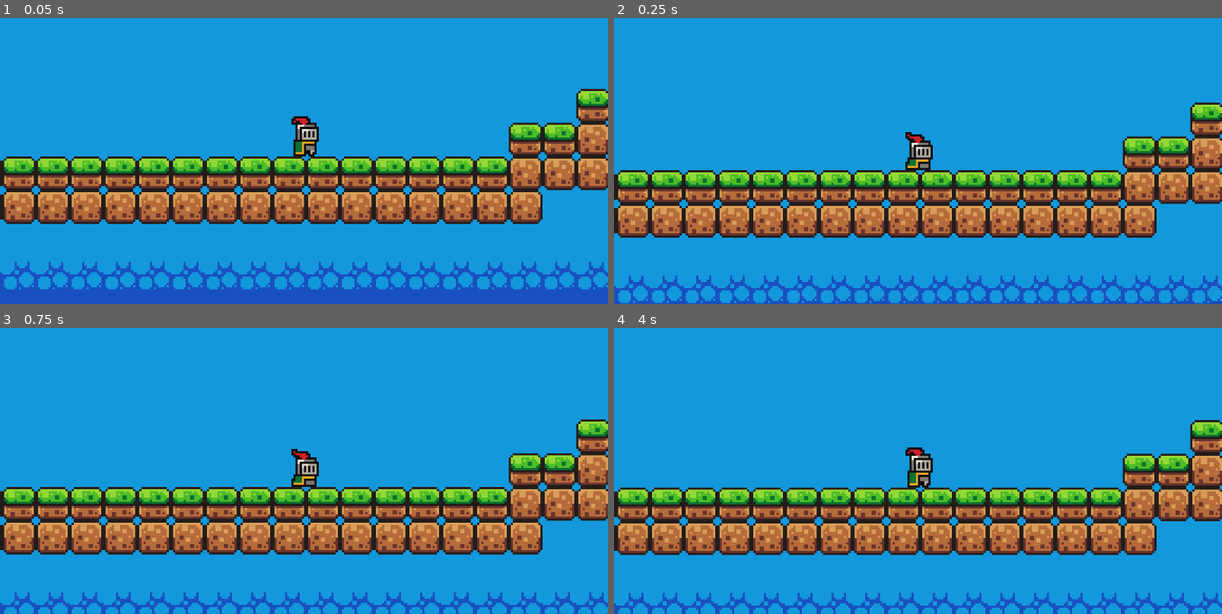
Above: before the commit, frames 1-4 (two rows, left to right).
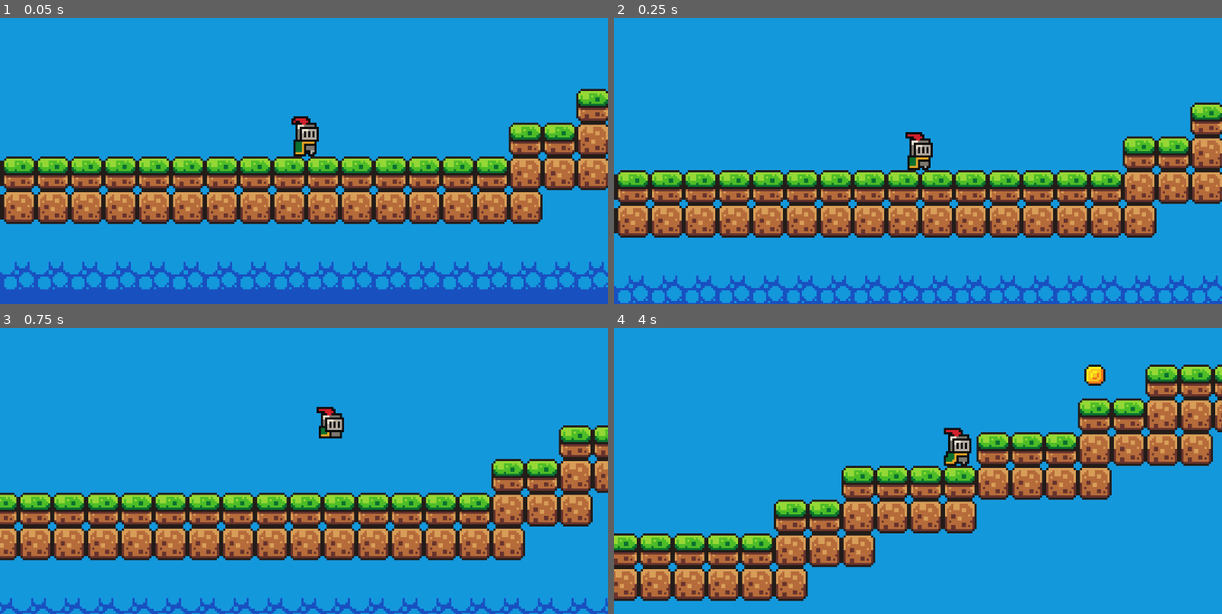
Above: after the commit, the same moments.

Repository: Yorften/Godot_basics_1
Game: Godot game, scene res://scenes/root.tscn
The game is run twice, just before and just after one commit, with the same random seed, the same clock (stepped at 60 frames per second) and the same inputs.
Inputs:
- Up to frame 1 (0.05 s): no input
- Up to frame 2 (0.25 s): no input
- Up to frame 3 (0.75 s): hold D (right) from 0.53 s (still down); tap Space (jump) at 0.6 s
- Up to frame 4 (4 s): tap Space (jump) at 0.77, 1.07, 1.35, 1.52, 1.82, 2.1, 2.85, 3.02, 3.32, 3.6, 3.77 s; release D (right) at 2.03 s; hold A (left) 2.03-2.78 s; hold D (right) from 2.78 s (still down)

Frame 1 is identical in both runs. In frame 2, 0.3% of the frame differs, in the area x 47-53%, y 39-54%; in frame 3, 27%; in frame 4, 43%, in the area x 0-100%, y 12-100%.

Commit message:
restructured file system

Diff:
--- /dev/null
+++ b/scenes/coin.tscn
@@ -0,0 +1,113 @@
+[gd_scene load_steps=17 format=3 uid="uid://c5incpjh5sapp"]
+
+[ext_resource type="Texture2D" uid="uid://b44mg4jl3y5bt" path="res://assets/sprites/coin.png" id="1_8nniu"]
+[ext_resource type="Script" path="res://scenes/coin/coin.gd" id="1_ndgcf"]
+
+[sub_resource type="AtlasTexture" id="AtlasTexture_545rl"]
+atlas = ExtResource("1_8nniu")
+region = Rect2(0, 0, 16, 16)
+
+[sub_resource type="AtlasTexture" id="AtlasTexture_t71y1"]
+atlas = ExtResource("1_8nniu")
+region = Rect2(16, 0, 16, 16)
+
+[sub_resource type="AtlasTexture" id="AtlasTexture_6jstf"]
+atlas = ExtResource("1_8nniu")
+region = Rect2(32, 0, 16, 16)
+
+[sub_resource type="AtlasTexture" id="AtlasTexture_o51c5"]
+atlas = ExtResource("1_8nniu")
+region = Rect2(48, 0, 16, 16)
+
+[sub_resource type="AtlasTexture" id="AtlasTexture_gpm1s"]
+atlas = ExtResource("1_8nniu")
+region = Rect2(64, 0, 16, 16)
+
+[sub_resource type="AtlasTexture" id="AtlasTexture_h0kel"]
+atlas = ExtResource("1_8nniu")
+region = Rect2(80, 0, 16, 16)
+
+[sub_resource type="AtlasTexture" id="AtlasTexture_85q0c"]
+atlas = ExtResource("1_8nniu")
+region = Rect2(96, 0, 16, 16)
+
+[sub_resource type="AtlasTexture" id="AtlasTexture_2blom"]
+atlas = ExtResource("1_8nniu")
+region = Rect2(112, 0, 16, 16)
+
+[sub_resource type="AtlasTexture" id="AtlasTexture_cldwu"]
+atlas = ExtResource("1_8nniu")
+region = Rect2(128, 0, 16, 16)
+
+[sub_resource type="AtlasTexture" id="AtlasTexture_orb1g"]
+atlas = ExtResource("1_8nniu")
+region = Rect2(144, 0, 16, 16)
+
+[sub_resource type="AtlasTexture" id="AtlasTexture_5t7t6"]
+atlas = ExtResource("1_8nniu")
+region = Rect2(160, 0, 16, 16)
+
+[sub_resource type="AtlasTexture" id="AtlasTexture_7sny1"]
+atlas = ExtResource("1_8nniu")
+region = Rect2(176, 0, 16, 16)
+
+[sub_resource type="SpriteFrames" id="SpriteFrames_5ced1"]
+animations = [{
+"frames": [{
+"duration": 1.0,
+"texture": SubResource("AtlasTexture_545rl")
+}, {
+"duration": 1.0,
+"texture": SubResource("AtlasTexture_t71y1")
+}, {
+"duration": 1.0,
+"texture": SubResource("AtlasTexture_6jstf")
+}, {
+"duration": 1.0,
+"texture": SubResource("AtlasTexture_o51c5")
+}, {
+"duration": 1.0,
+"texture": SubResource("AtlasTexture_gpm1s")
+}, {
+"duration": 1.0,
+"texture": SubResource("AtlasTexture_h0kel")
+}, {
+"duration": 1.0,
+"texture": SubResource("AtlasTexture_85q0c")
+}, {
+"duration": 1.0,
+"texture": SubResource("AtlasTexture_2blom")
+}, {
+"duration": 1.0,
+"texture": SubResource("AtlasTexture_cldwu")
+}, {
+"duration": 1.0,
+"texture": SubResource("AtlasTexture_orb1g")
+}, {
+"duration": 1.0,
+"texture": SubResource("AtlasTexture_5t7t6")
+}, {
+"duration": 1.0,
+"texture": SubResource("AtlasTexture_7sny1")
+}],
+"loop": true,
+"name": &"default",
+"speed": 9.0
+}]
+
+[sub_resource type="CircleShape2D" id="CircleShape2D_286uo"]
+radius = 6.0
+
+[node name="Coin" type="Area2D"]
+collision_mask = 3
+script = ExtResource("1_ndgcf")
+
+[node name="AnimatedSprite2D" type="AnimatedSprite2D" parent="."]
+sprite_frames = SubResource("SpriteFrames_5ced1")
+autoplay = "default"
+frame_progress = 0.421038
+
+[node name="CollisionShape2D" type="CollisionShape2D" parent="."]
+shape = SubResource("CircleShape2D_286uo")
+
+[connection signal="body_entered" from="." to="." method="_on_body_entered"]
--- a/scenes/killzone/killzone.tscn
+++ b/scenes/killzone/killzone.tscn
@@ -1,10 +1,10 @@
 [gd_scene load_steps=2 format=3 uid="uid://dpf6p0158serd"]
 
-[ext_resource type="Script" path="res://scripts/killzone.gd" id="1_4mreg"]
+[ext_resource type="Script" path="res://scenes/killzone/killzone.gd" id="1_578ww"]
 
 [node name="killzone" type="Area2D"]
 collision_mask = 2
-script = ExtResource("1_4mreg")
+script = ExtResource("1_578ww")
 
 [node name="Timer" type="Timer" parent="."]
 wait_time = 0.6
--- a/scenes/level_1.tscn
+++ b/scenes/level_1.tscn
@@ -2,8 +2,8 @@
 
 [ext_resource type="Texture2D" uid="uid://ct311pjvh3fe6" path="res://assets/sprites/world_tileset.png" id="1_hfs8x"]
 [ext_resource type="PackedScene" uid="uid://d5p77hvd8mvk" path="res://scenes/moving_grass_platform.tscn" id="2_2d3vc"]
-[ext_resource type="PackedScene" uid="uid://myqjwl612f1r" path="res://scenes/coin.tscn" id="3_itbwe"]
-[ext_resource type="PackedScene" uid="uid://dpf6p0158serd" path="res://scenes/killzone.tscn" id="4_7tg21"]
+[ext_resource type="PackedScene" uid="uid://c5incpjh5sapp" path="res://scenes/coin.tscn" id="3_itbwe"]
+[ext_resource type="PackedScene" uid="uid://dpf6p0158serd" path="res://scenes/killzone/killzone.tscn" id="4_isn14"]
 
 [sub_resource type="TileSetAtlasSource" id="TileSetAtlasSource_5r7hh"]
 texture = ExtResource("1_hfs8x")
@@ -410,7 +410,8 @@
 physics_layer_0/collision_layer = 1
 sources/1 = SubResource("TileSetAtlasSource_5r7hh")
 
-[sub_resource type="WorldBoundaryShape2D" id="WorldBoundaryShape2D_yf8gh"]
+[sub_resource type="WorldBoundaryShape2D" id="WorldBoundaryShape2D_u15sd"]
+distance = -129.0
 
 [node name="level_1" type="TileMap"]
 tile_set = SubResource("TileSet_kfjlp")
@@ -439,8 +440,8 @@
 [node name="Coin5" parent="Coins" instance=ExtResource("3_itbwe")]
 position = Vector2(983, -106)
 
-[node name="killzone" parent="." instance=ExtResource("4_7tg21")]
+[node name="killzone" parent="." instance=ExtResource("4_isn14")]
 
 [node name="CollisionShape2D" type="CollisionShape2D" parent="killzone"]
-position = Vector2(372, 135)
-shape = SubResource("WorldBoundaryShape2D_yf8gh")
+position = Vector2(-1, -49)
+shape = SubResource("WorldBoundaryShape2D_u15sd")
--- /dev/null
+++ b/scenes/player.tscn
@@ -0,0 +1,187 @@
+[gd_scene load_steps=26 format=3 uid="uid://c05jwbkeus322"]
+
+[ext_resource type="Texture2D" uid="uid://5shvhlxx0qcs" path="res://assets/sprites/knight.png" id="1_7bryw"]
+[ext_resource type="Script" path="res://scenes/player/player.gd" id="1_o70yj"]
+
+[sub_resource type="AtlasTexture" id="AtlasTexture_dvhgr"]
+atlas = ExtResource("1_7bryw")
+region = Rect2(0, 0, 32, 32)
+
+[sub_resource type="AtlasTexture" id="AtlasTexture_jgdl3"]
+atlas = ExtResource("1_7bryw")
+region = Rect2(32, 0, 32, 32)
+
+[sub_resource type="AtlasTexture" id="AtlasTexture_lb3xh"]
+atlas = ExtResource("1_7bryw")
+region = Rect2(64, 0, 32, 32)
+
+[sub_resource type="AtlasTexture" id="AtlasTexture_cel26"]
+atlas = ExtResource("1_7bryw")
+region = Rect2(96, 0, 32, 32)
+
+[sub_resource type="AtlasTexture" id="AtlasTexture_ue2vu"]
+atlas = ExtResource("1_7bryw")
+region = Rect2(64, 160, 32, 32)
+
+[sub_resource type="AtlasTexture" id="AtlasTexture_x607n"]
+atlas = ExtResource("1_7bryw")
+region = Rect2(0, 64, 32, 32)
+
+[sub_resource type="AtlasTexture" id="AtlasTexture_ynr5s"]
+atlas = ExtResource("1_7bryw")
+region = Rect2(32, 64, 32, 32)
+
+[sub_resource type="AtlasTexture" id="AtlasTexture_rhrxk"]
+atlas = ExtResource("1_7bryw")
+region = Rect2(64, 64, 32, 32)
+
+[sub_resource type="AtlasTexture" id="AtlasTexture_edpee"]
+atlas = ExtResource("1_7bryw")
+region = Rect2(96, 64, 32, 32)
+
+[sub_resource type="AtlasTexture" id="AtlasTexture_k8m8n"]
+atlas = ExtResource("1_7bryw")
+region = Rect2(128, 64, 32, 32)
+
+[sub_resource type="AtlasTexture" id="AtlasTexture_8gwiv"]
+atlas = ExtResource("1_7bryw")
+region = Rect2(160, 64, 32, 32)
+
+[sub_resource type="AtlasTexture" id="AtlasTexture_ac4p7"]
+atlas = ExtResource("1_7bryw")
+region = Rect2(192, 64, 32, 32)
+
+[sub_resource type="AtlasTexture" id="AtlasTexture_h4cda"]
+atlas = ExtResource("1_7bryw")
+region = Rect2(224, 64, 32, 32)
+
+[sub_resource type="AtlasTexture" id="AtlasTexture_urn48"]
+atlas = ExtResource("1_7bryw")
+region = Rect2(0, 96, 32, 32)
+
+[sub_resource type="AtlasTexture" id="AtlasTexture_lwo3o"]
+atlas = ExtResource("1_7bryw")
+region = Rect2(32, 96, 32, 32)
+
+[sub_resource type="AtlasTexture" id="AtlasTexture_dfw7k"]
+atlas = ExtResource("1_7bryw")
+region = Rect2(64, 96, 32, 32)
+
+[sub_resource type="AtlasTexture" id="AtlasTexture_ocv6c"]
+atlas = ExtResource("1_7bryw")
+region = Rect2(96, 96, 32, 32)
+
+[sub_resource type="AtlasTexture" id="AtlasTexture_l0qjj"]
+atlas = ExtResource("1_7bryw")
+region = Rect2(128, 96, 32, 32)
+
+[sub_resource type="AtlasTexture" id="AtlasTexture_v38lp"]
+atlas = ExtResource("1_7bryw")
+region = Rect2(160, 96, 32, 32)
+
+[sub_resource type="AtlasTexture" id="AtlasTexture_ts0ns"]
+atlas = ExtResource("1_7bryw")
+region = Rect2(192, 96, 32, 32)
+
+[sub_resource type="AtlasTexture" id="AtlasTexture_7waob"]
+atlas = ExtResource("1_7bryw")
+region = Rect2(224, 96, 32, 32)
+
+[sub_resource type="SpriteFrames" id="SpriteFrames_ohos1"]
+animations = [{
+"frames": [{
+"duration": 1.0,
+"texture": SubResource("AtlasTexture_dvhgr")
+}, {
+"duration": 1.0,
+"texture": SubResource("AtlasTexture_jgdl3")
+}, {
+"duration": 1.0,
+"texture": SubResource("AtlasTexture_lb3xh")
+}, {
+"duration": 1.0,
+"texture": SubResource("AtlasTexture_cel26")
+}],
+"loop": true,
+"name": &"idle",
+"speed": 8.0
+}, {
+"frames": [{
+"duration": 1.0,
+"texture": SubResource("AtlasTexture_ue2vu")
+}],
+"loop": true,
+"name": &"jump",
+"speed": 5.0
+}, {
+"frames": [{
+"duration": 1.0,
+"texture": SubResource("AtlasTexture_x607n")
+}, {
+"duration": 1.0,
+"texture": SubResource("AtlasTexture_ynr5s")
+}, {
+"duration": 1.0,
+"texture": SubResource("AtlasTexture_rhrxk")
+}, {
+"duration": 1.0,
+"texture": SubResource("AtlasTexture_edpee")
+}, {
+"duration": 1.0,
+"texture": SubResource("AtlasTexture_k8m8n")
+}, {
+"duration": 1.0,
+"texture": SubResource("AtlasTexture_8gwiv")
+}, {
+"duration": 1.0,
+"texture": SubResource("AtlasTexture_ac4p7")
+}, {
+"duration": 1.0,
+"texture": SubResource("AtlasTexture_h4cda")
+}, {
+"duration": 1.0,
+"texture": SubResource("AtlasTexture_urn48")
+}, {
+"duration": 1.0,
+"texture": SubResource("AtlasTexture_lwo3o")
+}, {
+"duration": 1.0,
+"texture": SubResource("AtlasTexture_dfw7k")
+}, {
+"duration": 1.0,
+"texture": SubResource("AtlasTexture_ocv6c")
+}, {
+"duration": 1.0,
+"texture": SubResource("AtlasTexture_l0qjj")
+}, {
+"duration": 1.0,
+"texture": SubResource("AtlasTexture_v38lp")
+}, {
+"duration": 1.0,
+"texture": SubResource("AtlasTexture_ts0ns")
+}, {
+"duration": 1.0,
+"texture": SubResource("AtlasTexture_7waob")
+}],
+"loop": true,
+"name": &"run",
+"speed": 8.0
+}]
+
+[sub_resource type="CircleShape2D" id="CircleShape2D_unvac"]
+radius = 5.0
+
+[node name="player" type="CharacterBody2D"]
+z_index = 1
+collision_layer = 2
+script = ExtResource("1_o70yj")
+
+[node name="AnimatedSprite2D" type="AnimatedSprite2D" parent="."]
+position = Vector2(0, -12)
+sprite_frames = SubResource("SpriteFrames_ohos1")
+animation = &"run"
+autoplay = "idle"
+
+[node name="CollisionShape2D" type="CollisionShape2D" parent="."]
+position = Vector2(0, -5)
+shape = SubResource("CircleShape2D_unvac")
--- /dev/null
+++ b/scenes/slime.tscn
@@ -0,0 +1,54 @@
+[gd_scene load_steps=8 format=3 uid="uid://bavf8fcribf48"]
+
+[ext_resource type="Texture2D" uid="uid://dajsewaktrv7f" path="res://assets/sprites/slime_green.png" id="1_aneje"]
+
+[sub_resource type="AtlasTexture" id="AtlasTexture_vphwa"]
+atlas = ExtResource("1_aneje")
+region = Rect2(0, 24, 24, 24)
+
+[sub_resource type="AtlasTexture" id="AtlasTexture_b0o7p"]
+atlas = ExtResource("1_aneje")
+region = Rect2(24, 24, 24, 24)
+
+[sub_resource type="AtlasTexture" id="AtlasTexture_sc8s6"]
+atlas = ExtResource("1_aneje")
+region = Rect2(48, 24, 24, 24)
+
+[sub_resource type="AtlasTexture" id="AtlasTexture_nocjs"]
+atlas = ExtResource("1_aneje")
+region = Rect2(72, 24, 24, 24)
+
+[sub_resource type="SpriteFrames" id="SpriteFrames_01hn1"]
+animations = [{
+"frames": [{
+"duration": 1.0,
+"texture": SubResource("AtlasTexture_vphwa")
+}, {
+"duration": 1.0,
+"texture": SubResource("AtlasTexture_b0o7p")
+}, {
+"duration": 1.0,
+"texture": SubResource("AtlasTexture_sc8s6")
+}, {
+"duration": 1.0,
+"texture": SubResource("AtlasTexture_nocjs")
+}],
+"loop": true,
+"name": &"default",
+"speed": 7.0
+}]
+
+[sub_resource type="CircleShape2D" id="CircleShape2D_424kq"]
+radius = 7.0
+
+[node name="slime" type="CharacterBody2D"]
+
+[node name="AnimatedSprite2D" type="AnimatedSprite2D" parent="."]
+position = Vector2(0, -12)
+sprite_frames = SubResource("SpriteFrames_01hn1")
+autoplay = "default"
+frame_progress = 0.532858
+
+[node name="CollisionShape2D" type="CollisionShape2D" parent="."]
+position = Vector2(0, -6)
+shape = SubResource("CircleShape2D_424kq")
Not shown: 1 places in scenes/root.tscn that only renumber resources
